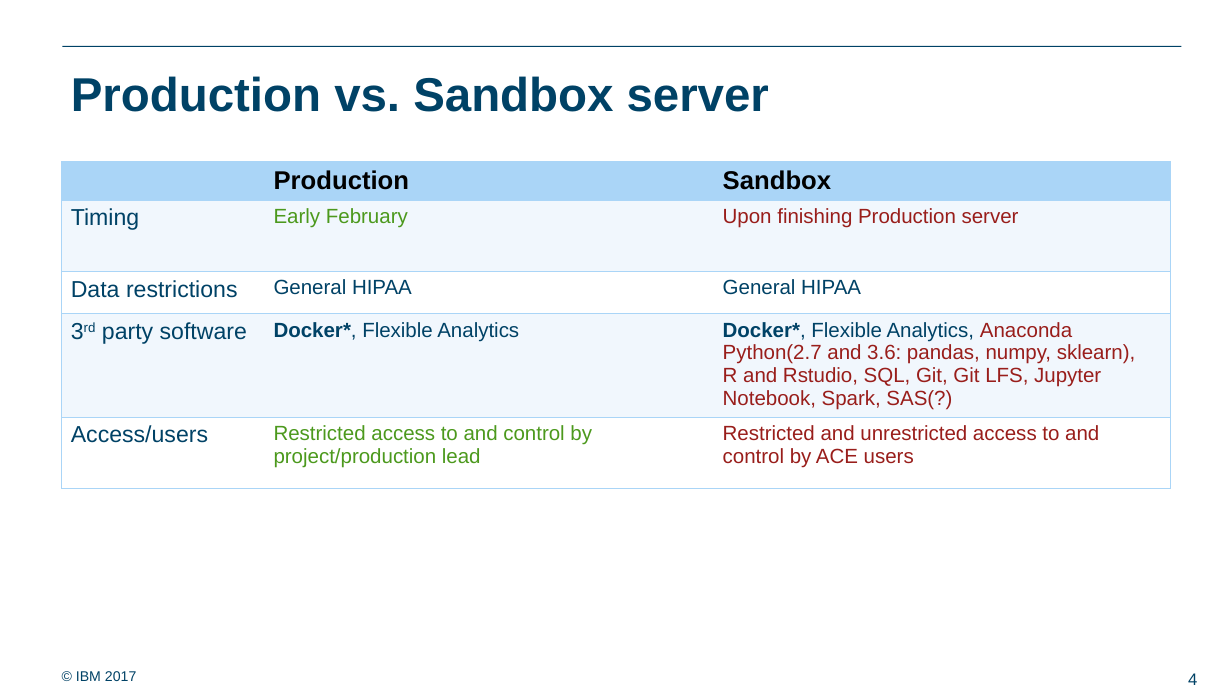
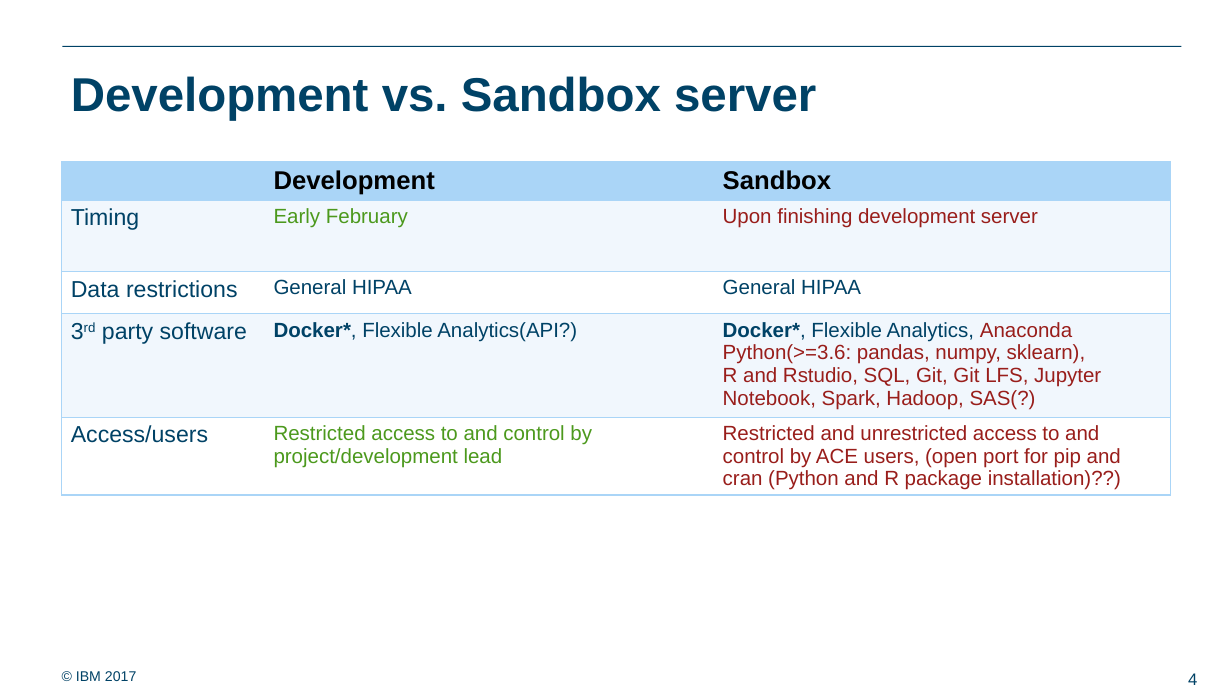
Before and after one commit to ralf0615/Analytics_project_backlog, a slide deck: slide 4 of Analytics_server_setup_v1.pptx. Drawn at 1232x693 pixels with LibreOffice and Linux fonts; fonts in the diff are those of the drawing; background and template pictures are left out. Boxes give left, top, right and bottom in pixels: in the first picture for what was removed or moved away, otherwise in the second. Text is boxed around its words. In the diff, an @@ line names an element or a change of style, - is before the commit and + after.

```diff
--- a/Analytics_server_setup_v1.pptx
+++ b/Analytics_server_setup_v1.pptx
@@ title at bbox=[71, 76, 816, 120]: text changed @@
-Production vs. Sandbox server
+Development vs. Sandbox server
@@ table at bbox=[62, 162, 1170, 506] @@
-row 1, column 2: Production
+row 1, column 2: Development
-row 2, column 3: Upon finishing Production server
+row 2, column 3: Upon finishing development server
-row 4, column 2: Docker*, Flexible Analytics
+row 4, column 2: Docker*, Flexible Analytics(API?)
-row 4, column 3: Docker*, Flexible Analytics, Anaconda Python(2.7 and 3.6: pandas, numpy, sklearn), / R and Rstudio, SQL, Git, Git LFS, Jupyter Notebook, Spark, SAS(?)
+row 4, column 3: Docker*, Flexible Analytics, Anaconda Python(>=3.6: pandas, numpy, sklearn), / R and Rstudio, SQL, Git, Git LFS, Jupyter Notebook, Spark, Hadoop, SAS(?)
-row 5, column 2: Restricted access to and control by project/production lead
+row 5, column 2: Restricted access to and control by project/development lead
-row 5, column 3: Restricted and unrestricted access to and control by ACE users
+row 5, column 3: Restricted and unrestricted access to and control by ACE users, (open port for pip and cran (Python and R package installation)??)
```
Also in this commit, not shown: 3 other slides changed, 3 slides added, 3 other files.
